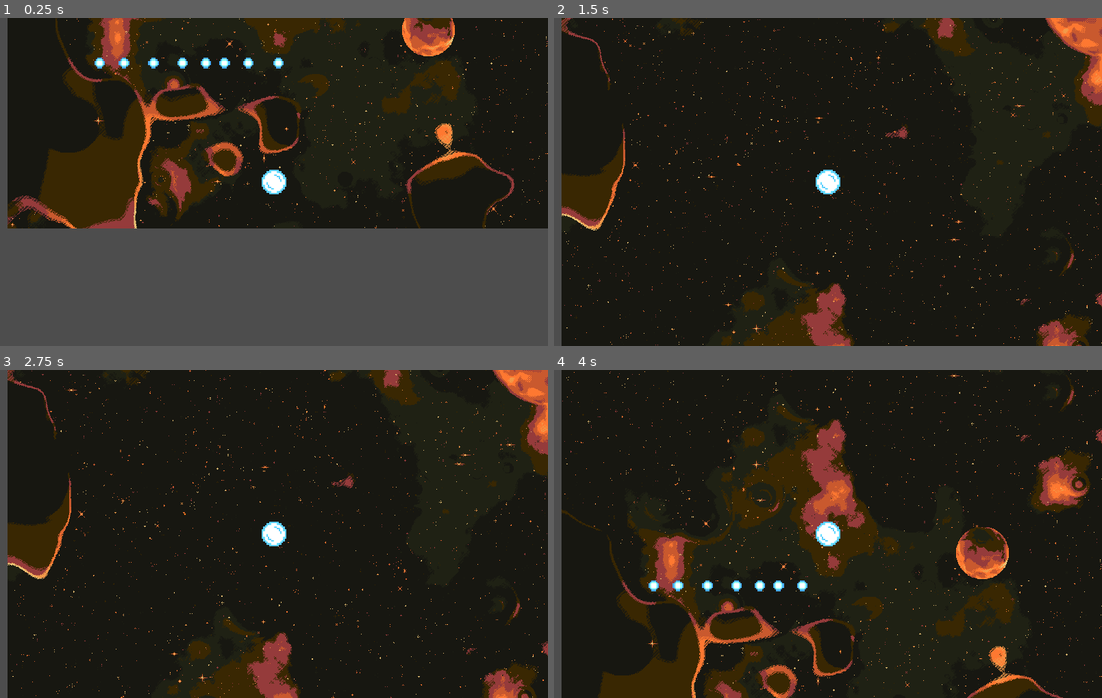
Above: before the commit, frames 1-4 (two rows, left to right).
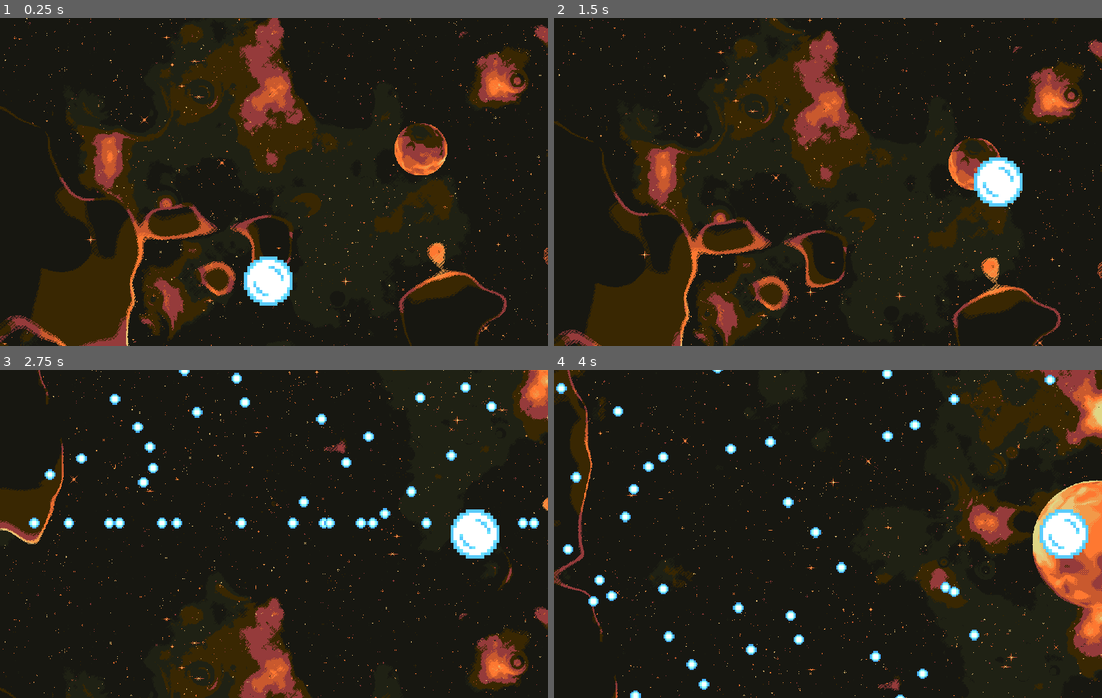
Above: after the commit, the same moments.

Repository: qiiiii24/release_game
Game: Godot game, scene res://Scene/main.tscn
The game is run twice, just before and just after one commit, with the same random seed, the same clock (stepped at 60 frames per second) and the same inputs.
Inputs (mouse positions are in pixels of both pictures, inside the frame that each line leads up to):
- Up to frame 1 (0.25 s): no input
- Up to frame 2 (1.5 s): move the mouse to (948, 165) at 0.52 s; click (948, 165) at 0.67 s; drag from (718, 198) to (800, 247) at 1.27 s
- Up to frame 3 (2.75 s): move the mouse to (328, 461) at 2.02 s; click (328, 461) at 2.17 s
- Up to frame 4 (4 s): drag from (800, 599) to (663, 484) at 2.77 s; move the mouse to (992, 583) at 3.52 s; click (992, 583) at 3.67 s

The runs differ from the first frame. In frame 1, 61% of the frame differs, in the area x 0-100%, y 0-100%; in frame 2, 33%; in frame 3, 17%; in frame 4, 35%.

Commit message:
完成了10%

Diff:
--- a/Global Script/InventorySystem.gd
+++ b/Global Script/InventorySystem.gd
@@ -1,9 +1,10 @@
 extends Node
 
-## 全局金币
+## 全局金币（局外成长与解释角色）
 var global_coins : int = 0
-## 游戏内金币
+## 游戏内金币（用于局内成长和购买一次性道具）
 var ingame_coins : int = 0
+## 游戏内分数（分数不足视为失败）
 
 ## 增加全局金币
 func add_global_coins(amount: int) -> void:
--- a/Scene/coin.gd
+++ b/Scene/coin.gd
@@ -1,8 +1,22 @@
 extends Node2D
 
+@onready var timer: Timer = $Timer
 
+const SPEED : float = 5
+
+func _ready() -> void:
+	_random_position()
+	await timer.timeout
+	queue_free()
+
+#func _physics_process(delta: float) -> void:
+	#position.y += SPEED
 
 func _on_area_2d_body_entered(body: Node2D) -> void:
 	if body is Player:
 		InventorySystem.add_ingame_coins(1)
 		queue_free()
+
+
+func _random_position() -> void:
+	position.x = randi_range(0,1080)
--- a/Scene/coin.tscn
+++ b/Scene/coin.tscn
@@ -23,4 +23,9 @@
 position = Vector2(0.666667, 0.666667)
 shape = SubResource("CircleShape2D_e1gwg")
 
+[node name="Timer" type="Timer" parent="."]
+wait_time = 3.0
+one_shot = true
+autostart = true
+
 [connection signal="body_entered" from="Area2D" to="." method="_on_area_2d_body_entered"]
--- /dev/null
+++ b/Scene/generators.gd
@@ -0,0 +1,23 @@
+extends Node2D
+
+@export var COIN : PackedScene
+
+@onready var timer: Timer = $Timer
+@onready var player: Player = $"../Player"
+
+var generator_position : float :
+	set(value):
+		generator_position = min(generator_position, value)
+
+func _physics_process(delta: float) -> void:
+	generator_position = player.position.y - 648
+	position.y = generator_position
+
+func _ready() -> void:
+	timer.timeout.connect(_generate_coin)
+
+
+func _generate_coin() -> void:
+	var coin := COIN.instantiate()
+	coin.position = position
+	get_parent().add_child(coin)
--- /dev/null
+++ b/Scene/generators.tscn
@@ -0,0 +1,12 @@
+[gd_scene load_steps=3 format=3 uid="uid://da2etvm85mka2"]
+
+[ext_resource type="Script" path="res://Scene/generators.gd" id="1_r7ia8"]
+[ext_resource type="PackedScene" uid="uid://dg2aytau76xo6" path="res://Scene/coin.tscn" id="2_7f2t6"]
+
+[node name="Generators" type="Node2D"]
+script = ExtResource("1_r7ia8")
+COIN = ExtResource("2_7f2t6")
+
+[node name="Timer" type="Timer" parent="."]
+wait_time = 0.05
+autostart = true
--- a/Scene/main.tscn
+++ b/Scene/main.tscn
@@ -1,15 +1,30 @@
-[gd_scene load_steps=5 format=3 uid="uid://ro4lxa4s1gnj"]
+[gd_scene load_steps=9 format=3 uid="uid://ro4lxa4s1gnj"]
 
 [ext_resource type="Texture2D" uid="uid://f0db2e0mgxeh" path="res://Assets/Space Background (2).png" id="1_s07e7"]
+[ext_resource type="Shader" path="res://shader/scroll.gdshader" id="1_w5mfm"]
 [ext_resource type="PackedScene" uid="uid://c2freeyys5ri8" path="res://Scene/player.tscn" id="2_vs64h"]
-[ext_resource type="PackedScene" uid="uid://dg2aytau76xo6" path="res://Scene/coin.tscn" id="3_0w5f8"]
+[ext_resource type="PackedScene" uid="uid://da2etvm85mka2" path="res://Scene/generators.tscn" id="4_5s2md"]
+[ext_resource type="Script" path="res://Scene/wall.gd" id="5_4hx0k"]
+
+[sub_resource type="ShaderMaterial" id="ShaderMaterial_fibsh"]
+shader = ExtResource("1_w5mfm")
+shader_parameter/scroll_speed = 0.0
+
+[sub_resource type="RectangleShape2D" id="RectangleShape2D_yp7ko"]
+size = Vector2(12, 4177.5)
 
 [sub_resource type="RectangleShape2D" id="RectangleShape2D_h1ycp"]
 size = Vector2(1080, 7)
 
 [node name="Main" type="Node2D"]
 
-[node name="TextureRect" type="TextureRect" parent="."]
+[node name="ParallaxBackground" type="ParallaxBackground" parent="."]
+
+[node name="ParallaxLayer" type="ParallaxLayer" parent="ParallaxBackground"]
+motion_mirroring = Vector2(0, 3000)
+
+[node name="TextureRect" type="TextureRect" parent="ParallaxBackground/ParallaxLayer"]
+material = SubResource("ShaderMaterial_fibsh")
 anchors_preset = 8
 anchor_left = 0.5
 anchor_top = 0.5
@@ -25,38 +40,41 @@
 texture = ExtResource("1_s07e7")
 
 [node name="Player" parent="." instance=ExtResource("2_vs64h")]
-position = Vector2(525, 533)
+position = Vector2(529, 497)
+scale = Vector2(6, 6)
+collision_layer = 3
+collision_mask = 3
 
 [node name="Camera2D" type="Camera2D" parent="Player"]
+limit_left = 0
+limit_right = 1080
+limit_bottom = 650
 
-[node name="Coins" type="Node2D" parent="."]
+[node name="Generators" parent="." instance=ExtResource("4_5s2md")]
+position = Vector2(0, 539)
+scale = Vector2(0.999999, 0.999999)
 
-[node name="Coin" parent="Coins" instance=ExtResource("3_0w5f8")]
-position = Vector2(180, 325)
+[node name="Wall" type="Node2D" parent="." groups=["wall"]]
+script = ExtResource("5_4hx0k")
 
-[node name="Coin2" parent="Coins" instance=ExtResource("3_0w5f8")]
-position = Vector2(228, 325)
+[node name="StaticBody2D" type="StaticBody2D" parent="Wall"]
+collision_layer = 2
+collision_mask = 2
 
-[node name="Coin3" parent="Coins" instance=ExtResource("3_0w5f8")]
-position = Vector2(532, 325)
+[node name="CollisionShape2D" type="CollisionShape2D" parent="Wall/StaticBody2D"]
+position = Vector2(-1, -260.25)
+shape = SubResource("RectangleShape2D_yp7ko")
 
-[node name="Coin4" parent="Coins" instance=ExtResource("3_0w5f8")]
-position = Vector2(286, 325)
+[node name="StaticBody2D2" type="StaticBody2D" parent="Wall"]
+position = Vector2(1080, 0)
+collision_layer = 2
+collision_mask = 2
 
-[node name="Coin5" parent="Coins" instance=ExtResource("3_0w5f8")]
-position = Vector2(343, 325)
+[node name="CollisionShape2D" type="CollisionShape2D" parent="Wall/StaticBody2D2"]
+position = Vector2(0.5, -849.5)
+shape = SubResource("RectangleShape2D_yp7ko")
 
-[node name="Coin6" parent="Coins" instance=ExtResource("3_0w5f8")]
-position = Vector2(389, 325)
-
-[node name="Coin7" parent="Coins" instance=ExtResource("3_0w5f8")]
-position = Vector2(426, 325)
-
-[node name="Coin8" parent="Coins" instance=ExtResource("3_0w5f8")]
-position = Vector2(473, 325)
-
-[node name="RigidBody2D" type="RigidBody2D" parent="."]
-gravity_scale = 0.0
+[node name="RigidBody2D" type="StaticBody2D" parent="."]
 
 [node name="CollisionShape2D" type="CollisionShape2D" parent="RigidBody2D"]
 position = Vector2(540, 654.5)
--- a/Scene/player.gd
+++ b/Scene/player.gd
@@ -1,18 +1,26 @@
 extends CharacterBody2D
 class_name Player
 
+const BOUNCE_SPEED := 0.8
+
 ## 初速度
-@export var initial_velocity := -1400
+@export var initial_velocity := -400
 
 func _input(event: InputEvent) -> void:
 	if event is InputEventMouseButton:
-		if event.button_index == MOUSE_BUTTON_LEFT and is_on_floor():
+		if event.button_index == MOUSE_BUTTON_LEFT :
 			velocity.y += initial_velocity
-
+			velocity.x += 200
 
 func _physics_process(delta: float) -> void:
-	# Add the gravity.
+
+	var collisionInfo = move_and_collide(velocity * delta)
+
+	if collisionInfo:
+		velocity.x = velocity.bounce(collisionInfo.get_normal()).x
+		velocity *= BOUNCE_SPEED
+
 	if not is_on_floor():
 		velocity += get_gravity() * delta
 
-	move_and_slide()
+	#move_and_slide()
--- /dev/null
+++ b/Scene/sling_shot.gd
@@ -0,0 +1,60 @@
+extends Node2D
+
+@onready var sling_shot_end: Sprite2D = $SlingShotEnd
+@onready var line_2d_2: Line2D = $Line2D2
+@onready var marker_2d: Marker2D = $Marker2D
+@onready var line_2d: Line2D = $Line2D
+@onready var area_2d: Area2D = $Area2D
+
+@export var max_strech_distance : float = 150
+
+var start_position : Vector2
+var drag_position : Vector2 = Vector2.ZERO
+var can_drag : bool = false :
+	set(value):
+		can_drag = value
+		line_2d.visible = can_drag
+		line_2d_2.visible = can_drag
+		sling_shot_end.visible = can_drag
+
+func _unhandled_input(event: InputEvent) -> void:
+	if event is InputEventMouseButton :
+		if event.button_index == MOUSE_BUTTON_LEFT:
+			if event.is_released():
+				can_drag = false
+				drag_position = start_position
+
+func _ready() -> void:
+	area_2d.input_event.connect(_on_area_2d_input_event)
+	start_position = marker_2d.position
+
+func _process(delta: float) -> void:
+	if can_drag:
+		_update_sling_band()
+
+## 更新橡皮筋效果
+func _update_sling_band() -> void:
+	var local_mouse_position = get_local_mouse_position()
+	var strech_vector = local_mouse_position - start_position
+
+	# 限制拉伸长度
+	#if strech_vector.y > 150:
+		#strech_vector.y = 150
+	strech_vector = _clamp_vector_to_length(strech_vector, max_strech_distance)
+
+	drag_position = strech_vector + start_position
+	# 给 line2d赋值
+	line_2d.set_point_position(1,drag_position)
+	line_2d_2.set_point_position(1,drag_position)
+	sling_shot_end.position = drag_position
+
+## 限制拉伸长度
+func _clamp_vector_to_length(v: Vector2, max_length: float) -> Vector2:
+	return v.normalized() * max_length if v.length() > max_length else v
+
+## 鼠标进入area2d
+func _on_area_2d_input_event(_viewport: Node, event: InputEvent, _shape_idx: int) -> void:
+	if event is InputEventMouseButton :
+		if event.button_index == MOUSE_BUTTON_LEFT:
+			if event.is_pressed():
+				can_drag = true
--- /dev/null
+++ b/Scene/sling_shot.tscn
@@ -0,0 +1,56 @@
+[gd_scene load_steps=7 format=3 uid="uid://dupw6g1rmpnny"]
+
+[ext_resource type="Script" path="res://Scene/sling_shot.gd" id="1_boagb"]
+[ext_resource type="Texture2D" uid="uid://c5ai2kqueu8kj" path="res://Assets/slingshot.png" id="1_h6nap"]
+[ext_resource type="Texture2D" uid="uid://c5p17ei7xhi13" path="res://Assets/slingshot_right.png" id="2_4hx8g"]
+[ext_resource type="Texture2D" uid="uid://bkotef0stw23d" path="res://Assets/slingshot_left.png" id="3_s6l4p"]
+
+[sub_resource type="Curve" id="Curve_v2gtn"]
+min_value = 0.5
+max_value = 1.5
+_data = [Vector2(0, 1.5), 0.0, 0.0, 0, 0, Vector2(1, 0.5), 0.0, 0.0, 0, 0]
+point_count = 2
+
+[sub_resource type="CircleShape2D" id="CircleShape2D_kb8tk"]
+radius = 42.0476
+
+[node name="SlingShot" type="Node2D"]
+position = Vector2(327, 157)
+script = ExtResource("1_boagb")
+
+[node name="SlingShotEnd" type="Sprite2D" parent="."]
+visible = false
+position = Vector2(-35, -8)
+texture = ExtResource("1_h6nap")
+
+[node name="Line2D2" type="Line2D" parent="."]
+visible = false
+points = PackedVector2Array(94, -18, -36, -7)
+width = 15.0
+width_curve = SubResource("Curve_v2gtn")
+default_color = Color(0.2, 0.0666667, 0, 1)
+
+[node name="Sprite2D3" type="Sprite2D" parent="."]
+position = Vector2(85, 52)
+texture = ExtResource("2_4hx8g")
+metadata/_edit_group_ = true
+
+[node name="Sprite2D2" type="Sprite2D" parent="Sprite2D3"]
+position = Vector2(-28, -47)
+texture = ExtResource("3_s6l4p")
+
+[node name="Marker2D" type="Marker2D" parent="."]
+position = Vector2(74, -31)
+
+[node name="Line2D" type="Line2D" parent="."]
+visible = false
+points = PackedVector2Array(48, -21, -34, -8)
+width = 15.0
+width_curve = SubResource("Curve_v2gtn")
+default_color = Color(0.2, 0.0666667, 0, 1)
+
+[node name="Area2D" type="Area2D" parent="."]
+
+[node name="CollisionShape2D" type="CollisionShape2D" parent="Area2D"]
+position = Vector2(73, 0)
+shape = SubResource("CircleShape2D_kb8tk")
--- /dev/null
+++ b/Scene/wall.gd
@@ -0,0 +1,8 @@
+extends Node2D
+
+@export var amount : float
+
+@onready var player: Player = $"../Player"
+
+func _physics_process(delta: float) -> void:
+	position.y = player.position.y + amount
--- /dev/null
+++ b/shader/scroll.gdshader
@@ -0,0 +1,13 @@
+shader_type canvas_item;
+
+uniform float scroll_speed;
+
+void fragment() {
+	vec2 u = UV;
+	u.y -= scroll_speed * TIME;
+	u.y = mod(u.y, 1.0);
+	vec4 col = texture(TEXTURE, u);
+
+	COLOR = col;
+
+	}
Binary file added: Assets/slingshot.png
Not shown, added: Assets/slingshot.png.import
Binary file added: Assets/slingshot_left.png
Not shown, added: Assets/slingshot_left.png.import
Binary file added: Assets/slingshot_right.png
Not shown, added: Assets/slingshot_right.png.import
Not shown, added: 准备实现的功能.txt
